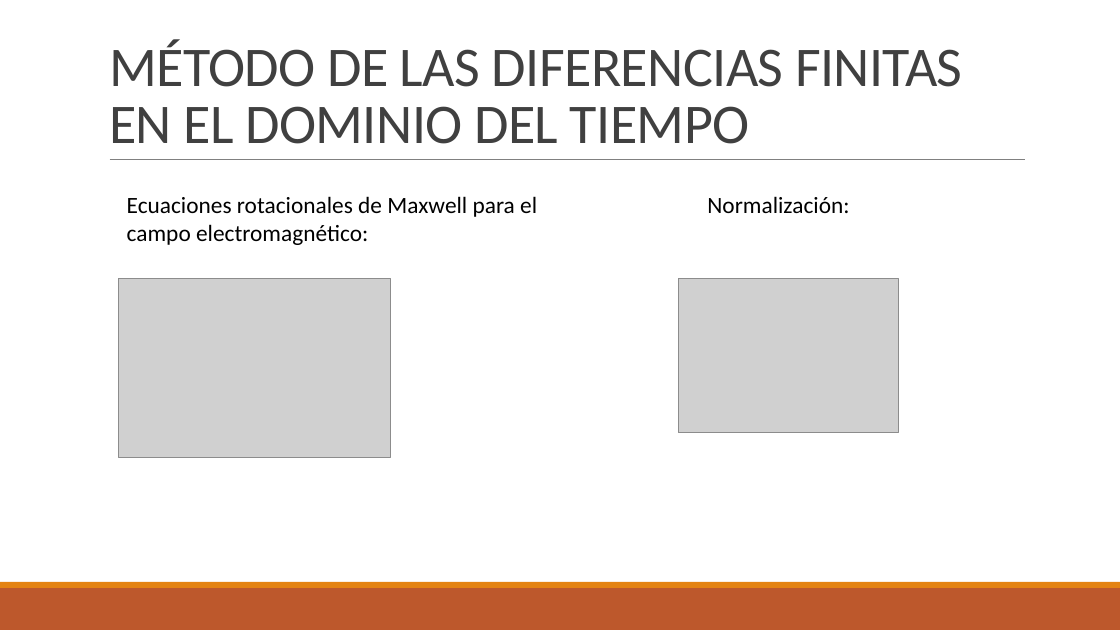
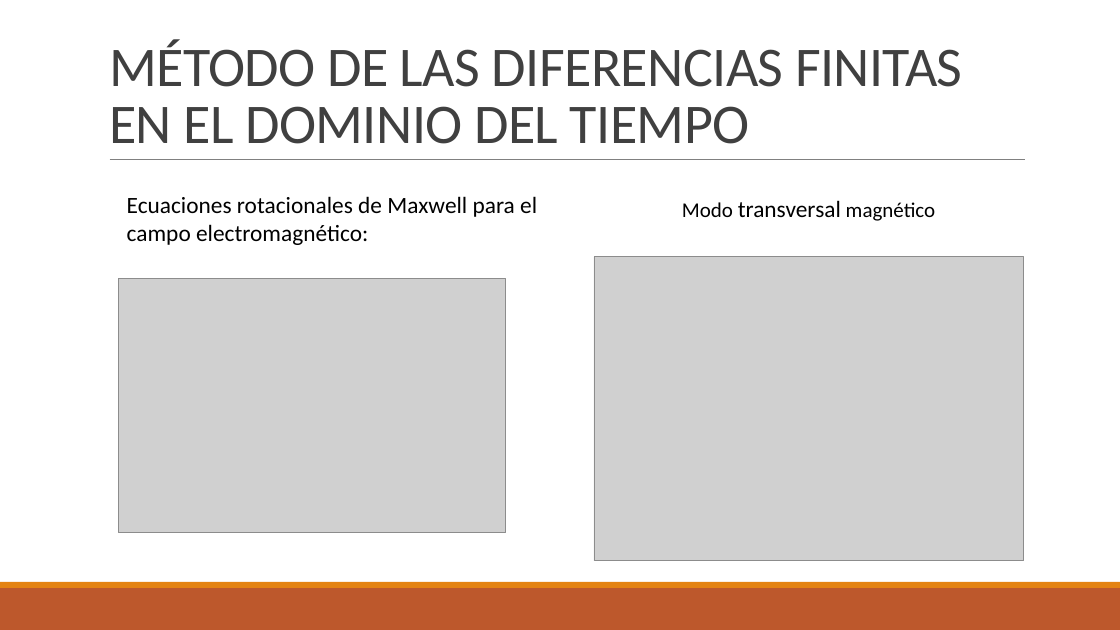
Before and after one commit to juanjo1213/TFG-FDTD, a slide deck: slide 10 of Diapositivas/FDTD.pptx (slide 9 before the commit). Drawn at 1120x630 pixels with LibreOffice and Linux fonts; fonts in the diff are those of the drawing; grey boxes stand for pictures. Boxes give left, top, right and bottom in pixels: in the first picture for what was removed or moved away, otherwise in the second. Text is boxed around its words. In the diff, an @@ line names an element or a change of style, - is before the commit and + after.

```diff
--- a/Diapositivas/FDTD.pptx
+++ b/Diapositivas/FDTD.pptx
@@ text added at bbox=[682, 200, 936, 221], 18 pt, text #000000 @@
+Modo transversal magnético
@@ text removed at bbox=[707, 196, 849, 213] @@
-Normalización:
@@ picture: place and size @@
-picture at bbox=[678, 278, 898, 433]
+picture at bbox=[594, 257, 1024, 561]
@@ picture: place and size @@
-picture at bbox=[118, 278, 391, 457]
+picture at bbox=[118, 278, 506, 533]
```
Also in this commit, not shown: 7 other slides changed, 2 slides added, 3 slides removed, 6 other files.
